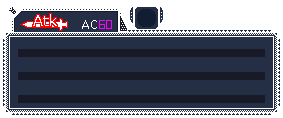
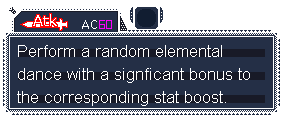
Before/after of a w=283, h=118 layered artwork. What changed in the layer stack:
added layer "Perform a random elemental dan..." above "BG" over [17, 45, 250, 106]
